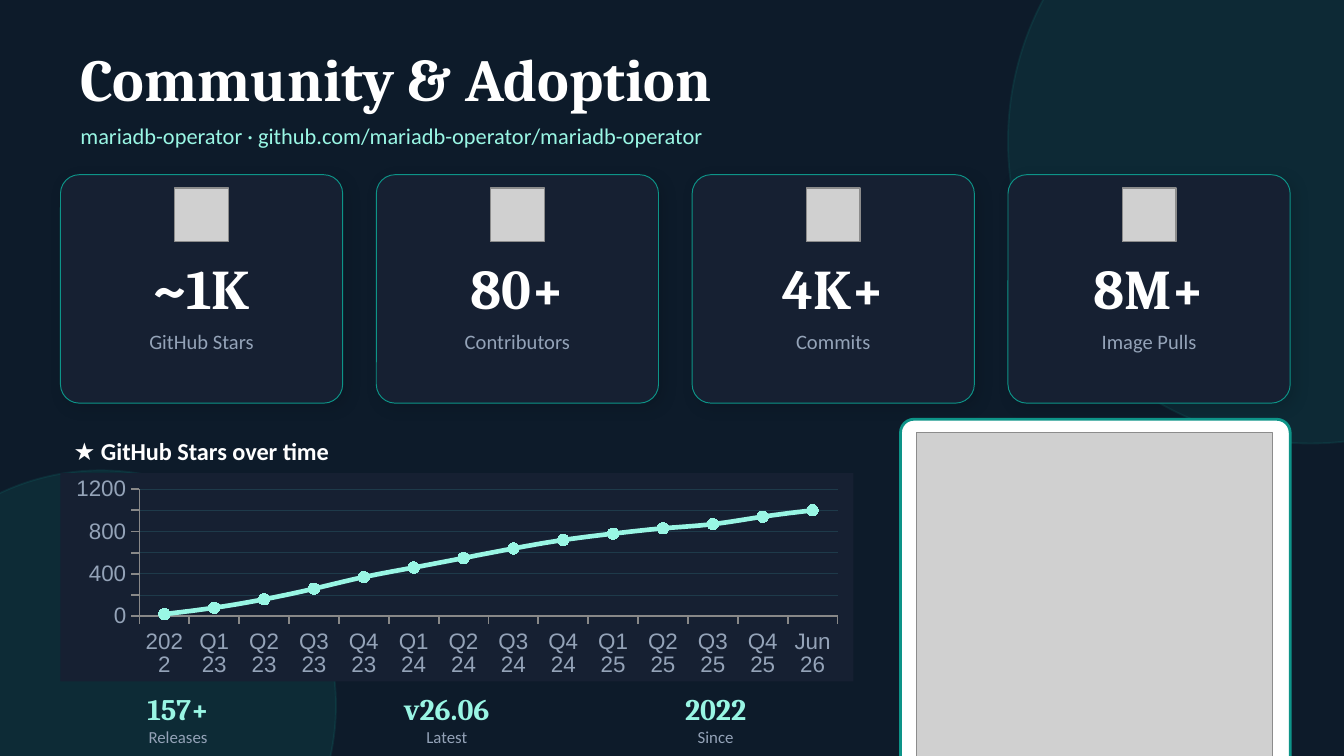
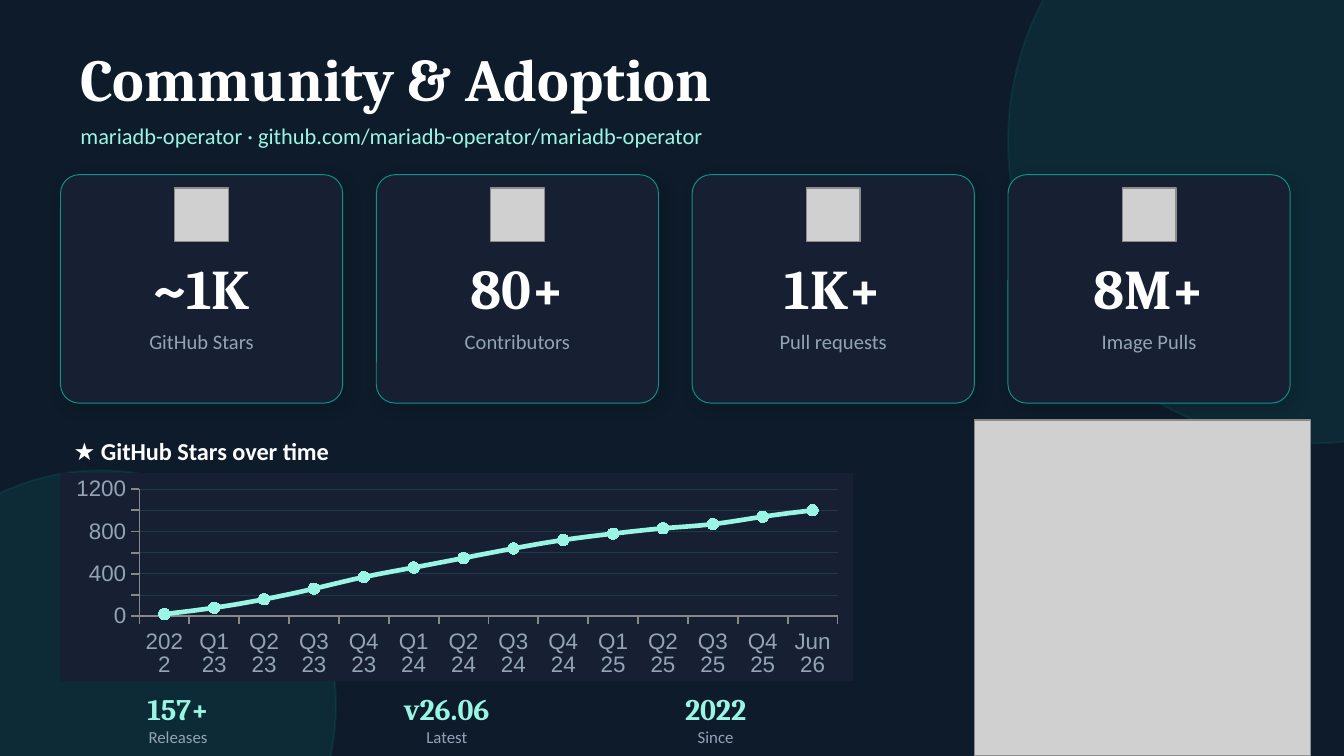
Before and after one commit to Bandwidth/mariadb-operator, a slide deck: slide 4 of demos/multi-cluster/slides/mariadb-operator.odp. Drawn at 1344x756 pixels with LibreOffice and Linux fonts; fonts in the diff are those of the drawing; grey boxes stand for pictures. Boxes give left, top, right and bottom in pixels: in the first picture for what was removed or moved away, otherwise in the second. Text is boxed around its words. In the diff, an @@ line names an element or a change of style, - is before the commit and + after.

```diff
--- a/demos/multi-cluster/slides/mariadb-operator.odp
+++ b/demos/multi-cluster/slides/mariadb-operator.odp
@@ text at bbox=[785, 271, 882, 309]: text changed @@
-4K+
+1K+
@@ text at bbox=[780, 335, 887, 353]: text changed @@
-Commits
+Pull requests
@@ rounded rectangle removed at bbox=[900, 419, 1290, 756] @@
@@ picture: place and size @@
-picture at bbox=[917, 433, 1273, 756]
+picture at bbox=[974, 421, 1310, 756]
```
Also in this commit, not shown: 18 other slides changed, 3 other files.
